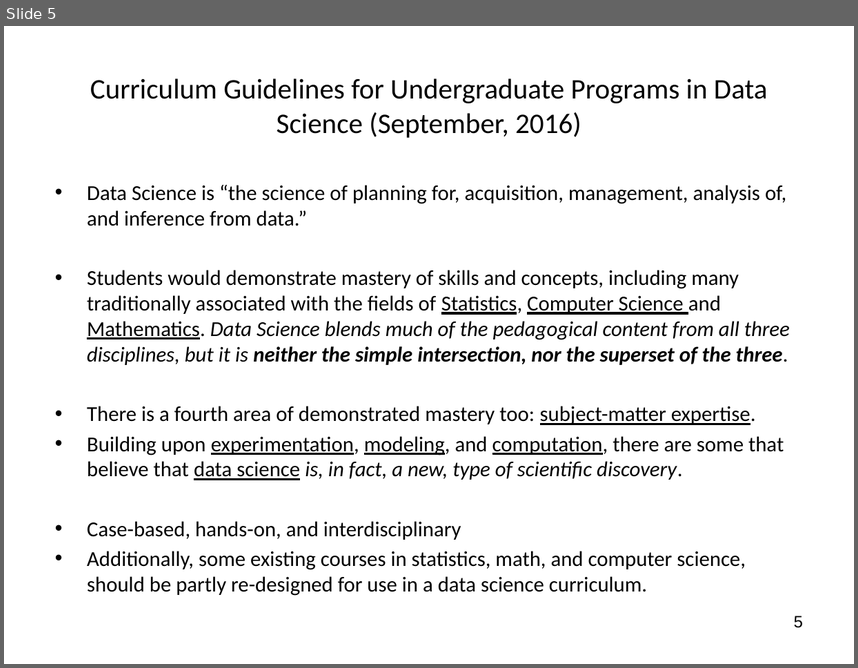
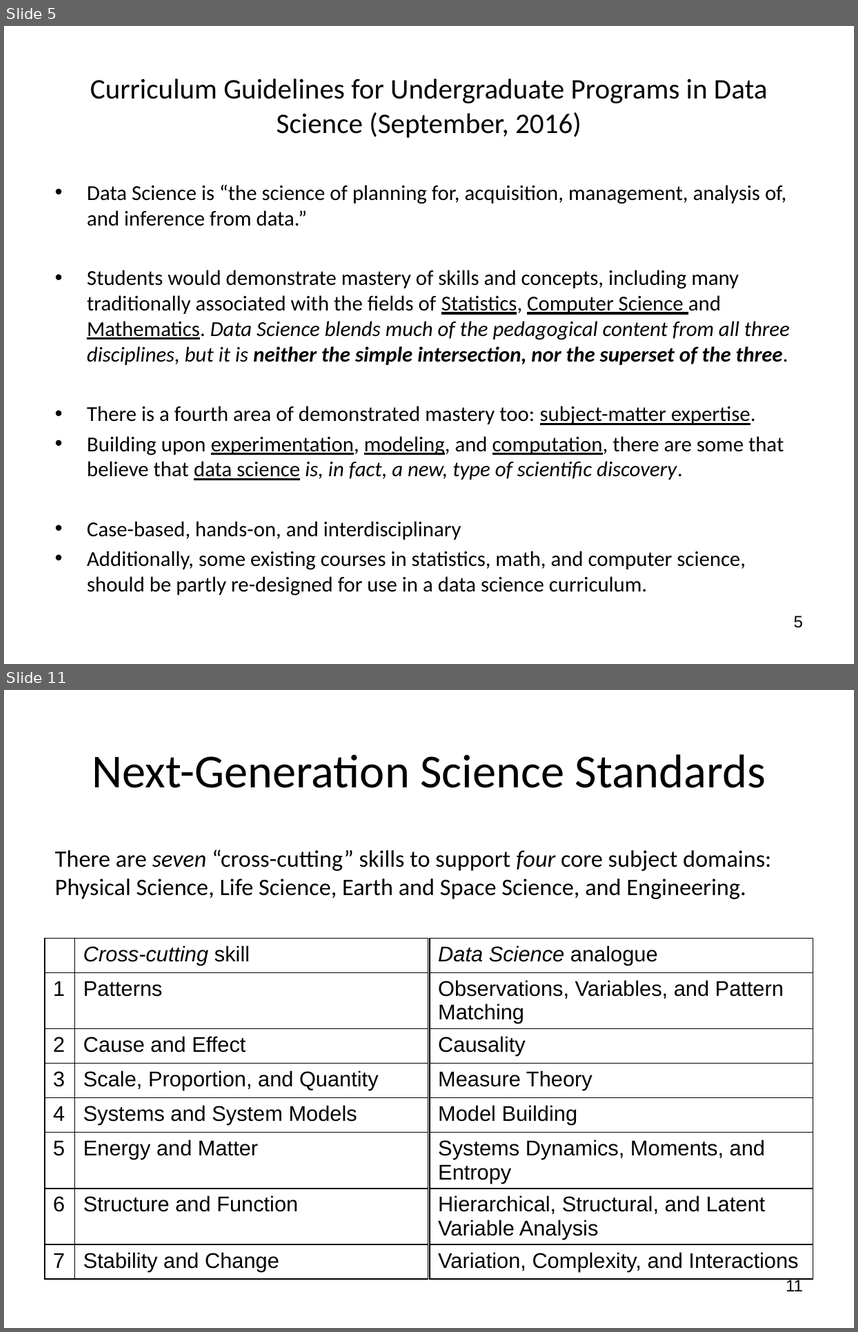
Before and after one commit to wsphd/datajam2018, a slide deck: dj2018.pptx. Shown one above the other, each under a label of ours: slide 5 before the commit, slides 5 and 11 after it; the slides between them are not shown. The pictures are 858x668 and 858x1332 pixels, drawn with LibreOffice and Linux fonts; fonts in the diff are those of the drawing. Boxes give left, top, right and bottom in pixels: in the first picture for what was removed or moved away, otherwise in the second. Text is boxed around its words. In the diff, an @@ line names an element or a change of style, - is before the commit and + after.

```diff
--- a/dj2018.pptx
+++ b/dj2018.pptx
@@ slide 11 added at [4,690,854,1328], background #FFFFFF @@
@@ title added at [92,754,766,788], 40 pt, text #000000 @@
+Next-Generation Science Standards
@@ text added at [55,849,771,899], 20 pt, text #000000 @@
+There are seven “cross-cutting” skills to support four core subject domains: Physical Science, Life Science, Earth and Space Science, and Engineering.
@@ table added at [45,938,429,1290], 8 rows, 2 columns @@
+ | Cross-cutting skill
+1 | Patterns
+2 | Cause and Effect
+3 | Scale, Proportion, and Quantity
+4 | Systems and System Models
+5 | Energy and Matter
+6 | Structure and Function
+7 | Stability and Change
@@ table added at [430,938,813,1290], 8 rows, 1 columns @@
+Data Science analogue
+Observations, Variables, and Pattern Matching
+Causality
+Measure Theory
+Model Building
+Systems Dynamics, Moments, and Entropy
+Hierarchical, Structural, and Latent Variable Analysis
+Variation, Complexity, and Interactions
@@ page number added at [786,1278,803,1291], 14 pt, text #000000 @@
+11
```
Also in this commit, not shown: 4 slides changed, 18 other slides added.
